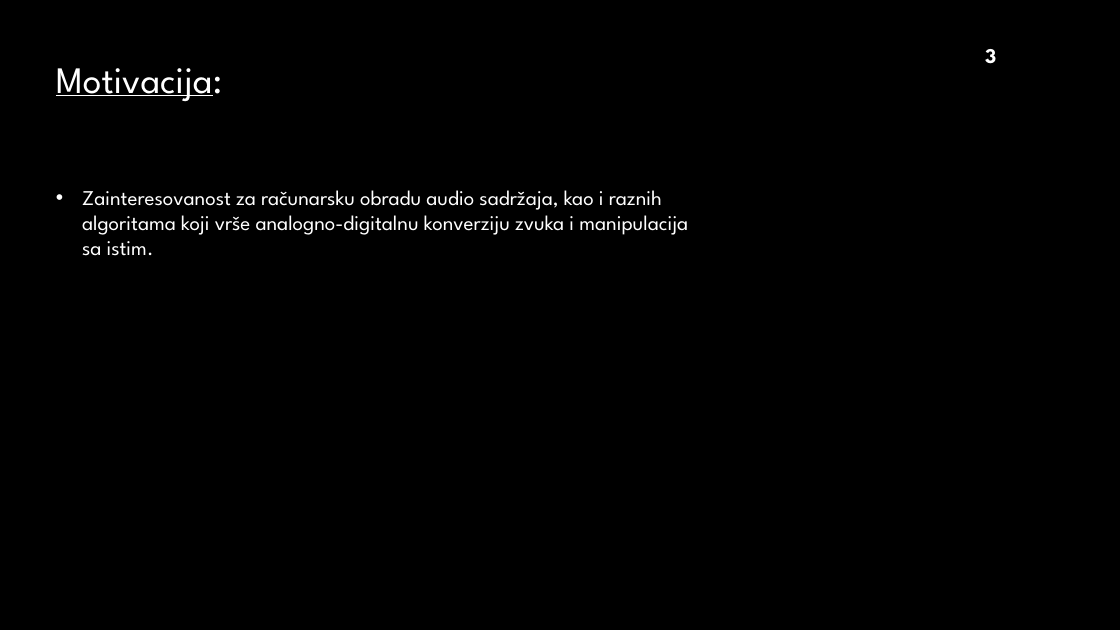
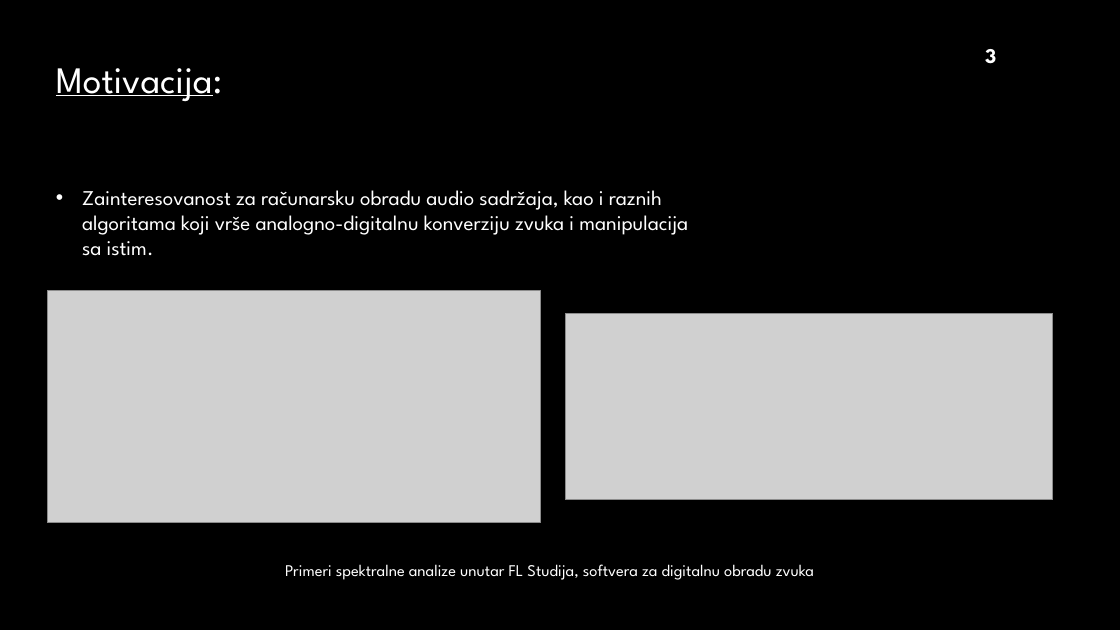
Before and after one commit to DinoBrdar92/SC, a slide deck: slide 3 of DB.pptx. Drawn at 1120x630 pixels with LibreOffice and Linux fonts; fonts in the diff are those of the drawing; grey boxes stand for pictures; background and template pictures are left out. Boxes give left, top, right and bottom in pixels: in the first picture for what was removed or moved away, otherwise in the second. Text is boxed around its words. In the diff, an @@ line names an element or a change of style, - is before the commit and + after.

```diff
--- a/DB.pptx
+++ b/DB.pptx
@@ picture added at box(48, 291, 541, 523) @@
@@ picture added at box(565, 313, 1053, 500) @@
@@ text added at box(285, 564, 814, 580), 14 pt, text #FFFFFF @@
+Primeri spektralne analize unutar FL Studija, softvera za digitalnu obradu zvuka
```
Also in this commit, not shown: 4 other slides changed.
